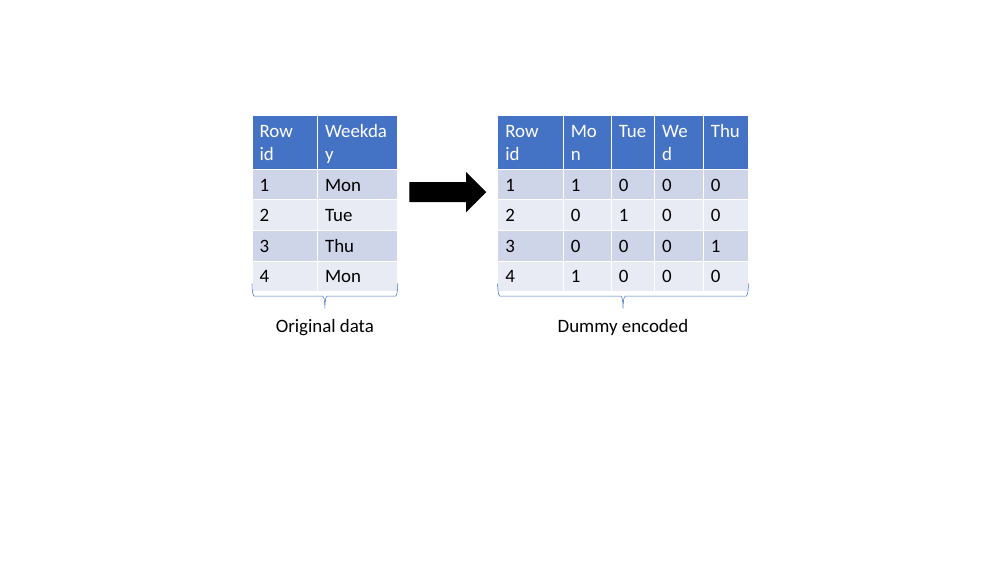
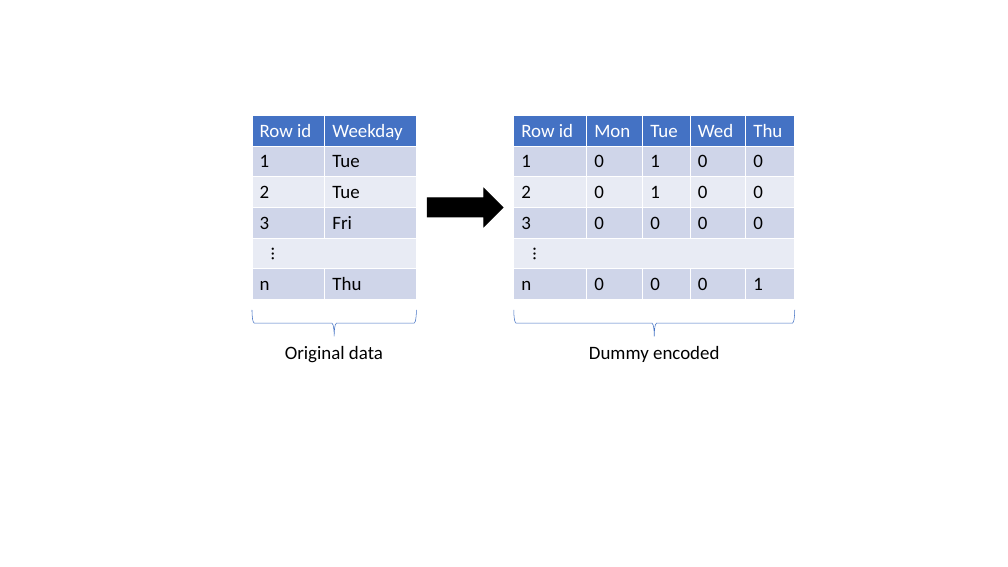
Before and after one commit to bgreenwell/uc-bana7052-old, a slide deck: slide 1 of docs/slides/images/images.pptx. Drawn at 1008x567 pixels with LibreOffice and Linux fonts; fonts in the diff are those of the drawing. Boxes give left, top, right and bottom in pixels: in the first picture for what was removed or moved away, otherwise in the second. Text is boxed around its words. In the diff, an @@ line names an element or a change of style, - is before the commit and + after.

```diff
--- a/docs/slides/images/images.pptx
+++ b/docs/slides/images/images.pptx
@@ table at box(252, 116, 416, 299) @@
-row 2, column 2: Mon
+row 2, column 2: Tue
-row 4: 3 | Thu
-row 5: 4 | Mon
+row 4: 3 | Fri
+row 5: … | 
+row 6: n | Thu
@@ table: place and size @@
-table at box(252, 116, 398, 291)
+table at box(252, 116, 416, 299)
@@ table at box(514, 116, 795, 299) @@
-row 2, column 2: 1
+row 2, column 2: 0
-row 2, column 3: 0
+row 2, column 3: 1
-row 4: 3 | 0 | 0 | 0 | 1
-row 5: 4 | 1 | 0 | 0 | 0
+row 4: 3 | 0 | 0 | 0 | 0
+row 5: … |  |  |  | 
+row 6: n | 0 | 0 | 0 | 1
@@ table: place and size @@
-table at box(498, 116, 749, 291)
+table at box(514, 116, 795, 299)
@@ right arrow: place and size @@
-right arrow at box(410, 173, 485, 211)
+right arrow at box(427, 188, 503, 226)
@@ left brace: place and size @@
-left brace at box(252, 284, 398, 309)
+left brace at box(252, 310, 416, 337)
@@ left brace: place and size @@
-left brace at box(497, 284, 748, 309)
+left brace at box(514, 310, 795, 337)
@@ text "Original data": place and size @@
-text "Original data" at box(276, 319, 374, 336)
+text "Original data" at box(285, 346, 383, 363)
@@ text "Dummy encoded": place and size @@
-text "Dummy encoded" at box(558, 319, 688, 335)
+text "Dummy encoded" at box(589, 346, 719, 362)
```
Also in this commit, not shown: 9 other files.
